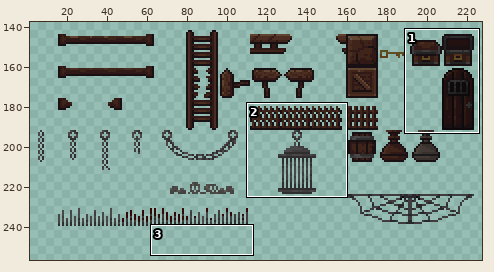
Sprite sheet -- GamemakerSoloGame10-15-25/sprites/Sprite29/layers/5a7f37e5-9cf5-4f6b-9e4e-3d0c118fe66e/538a22c8-64dc-4fd5-802d-a097ae155359.png. The picture above shows the old version from afar; the outline marks the close-up.
Close-up. Before:
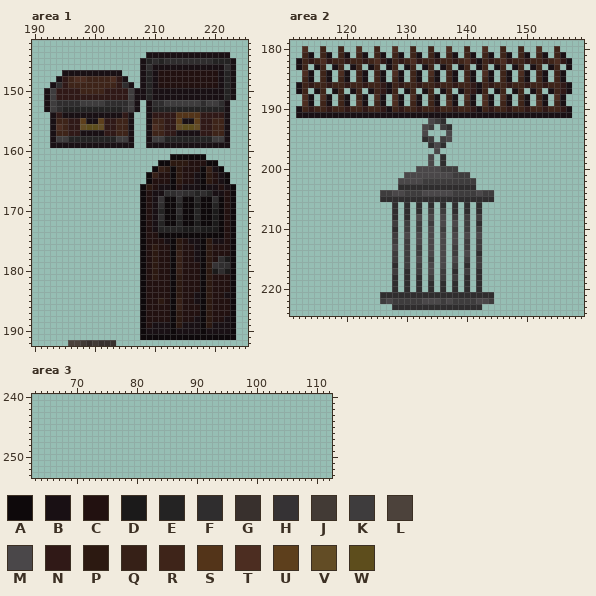
The file is 240x288 pixels. Colours within 5 levels of each other are drawn and written as one. Shown: area 1: x 190..225, y 142..192; area 2: x 111..159, y 179..224; area 3: x 63..112, y 240..253. The wide view leaves out empty margins. The commit also changed other parts of the picture, which this record leaves out.
Palette (. is transparent): A #0e090b  B #191014  C #221110  D #1b1a1a  E #242323  F #2f2d2e  G #38302d  H #353234  J #423a35  K #3e3c3d  L #4c423b  M #4a4749  N #301917  P #2c1911  Q #362017  R #3e2419  S #533419  T #4c2d21  U #5d3f1c  V #624c25  W #5d4d1c
The same view after the edit:
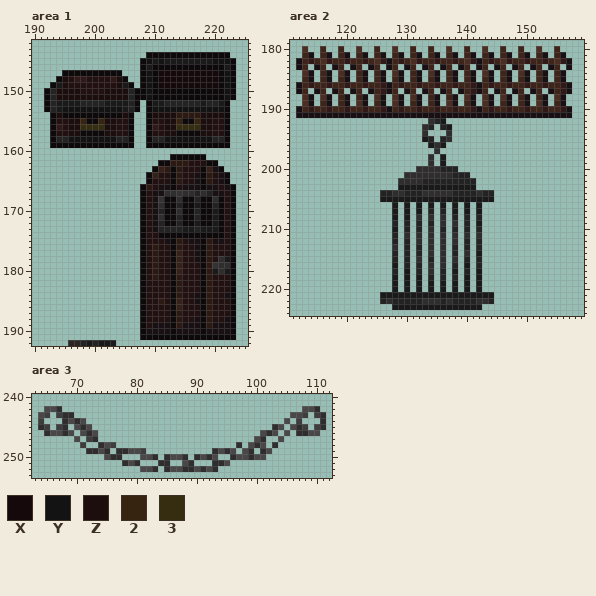
Colours new in this view: X #16090c  Y #131313  Z #1c0e0d  2 #362410  3 #362c10
Change:
colour L: #4c423b -> #2c2622
Changed rows in their new state; - is a pixel that keeps its letter.
Area 1:
first column x 192:
144 -----------------AAAAAAAAAAAAAA-
145 ----------------AYDYDDDDDDDDYYYA
146 ----------------ADAAAAAAAAAAAADA
147 ---AAAAAAAAAA---AYAXXXXXXXXXXAYA
148 --AZCNNCCCCNZA--AYAXXXXXXXXXXAYA
149 -ADZCCCCCCCCZDA-AYAXXXXXXXXXXAYA
150 AEZZZZCCCCZZZZEAAYAAAAAAAAAAAAYA
151 AEZZZZZZZZZZZZEAAYAAAAAAAAAAAAYA
152 AEDDDDEEEEDDDDEA-ADDEEEEEEDEEDA-
153 AEDYYYYYYYYYYDEA-AYYYYYYYYYYYYA-
154 -AZAAAAAAAAAAZA--AZZZZPPPPZZZZA-
155 -ACCZZ2AA2ZZCCA--ACCZZ2AA2ZZCCA-
156 -ANCZZ3333ZZCCA--ANCZZ3333ZZCCA-
157 -ACCZZAAAAZZCCA--ACCZZAAAAZZCCA-
158 -AEEYYYYYYYYEEA--AEEYYYYYYYYEEA-
159 -AAAAAAAAAAAAAA--AAAAAAAAAAAAAA-
first column x 198:
192 EDEDDD
Area 2:
first column x 126:
192 --------FED--------
193 -------FE-ED-------
194 -------F---F-------
195 -------DE-EF-------
196 --------DFD--------
197 ---------F---------
198 --------F-D--------
199 --------F-D--------
200 ------FFFFEEE------
201 ----FFFFFFFFEEE----
202 ---FFFFEEEEEEEEE---
203 ---DDDDDDDDDDDDD---
204 EEFFEEEFFFFFEEEEFEE
205 DDDDDDDDDDDDDDDDDDD
206 --D-D-D-D-D-D-D-D--
207 --D-D-D-E-E-D-D-D--
208 --D-D-F-F-F-E-E-E--
209 --E-E-E-E-F-F-E-D--
210 --D-E-E-F-E-E-E-E--
211 --E-F-F-F-F-F-F-F--
212 --E-E-F-F-F-F-E-E--
213 --F-E-E-F-F-E-E-E--
214 --E-E-E-F-F-E-F-D--
215 --E-E-F-E-F-F-E-E--
216 --D-E-E-F-F-E-D-E--
217 --E-D-E-F-E-D-E-D--
218 --D-D-D-E-E-E-D-D--
219 --D-D-D-D-D-D-D-D--
220 --D-D-D-D-D-D-D-D--
221 DDDDDDDDDDDDDDDDDDD
222 EFEEEEEFFFEFEEEEFFE
223 --DDDDDDDDDDDDDDD--
Area 3:
first column x 64:
242 -MMF----------------------------------------MMF-
243 MK-KFF------------------------------------MMK-KF
244 K---FMFM---------------------------------M-K---F
245 FK-KF-MFM------------------------------FM-MFK-KF
246 -FMMFM-MFM---------------------------MFM-M-FFMM-
247 ------M-KF--------------------------MF--M-------
248 -------K--FMK--------------------F-MFM-F--------
249 --------FFMF-FFMMK-----------FMFM-MF-FM---------
250 -----------MFF---MMF-FMMF-FMFM--FMMFMM----------
251 --------------FMF---FF--MF---FFM----------------
252 -----------------MMF-FMMFFMFMF------------------
